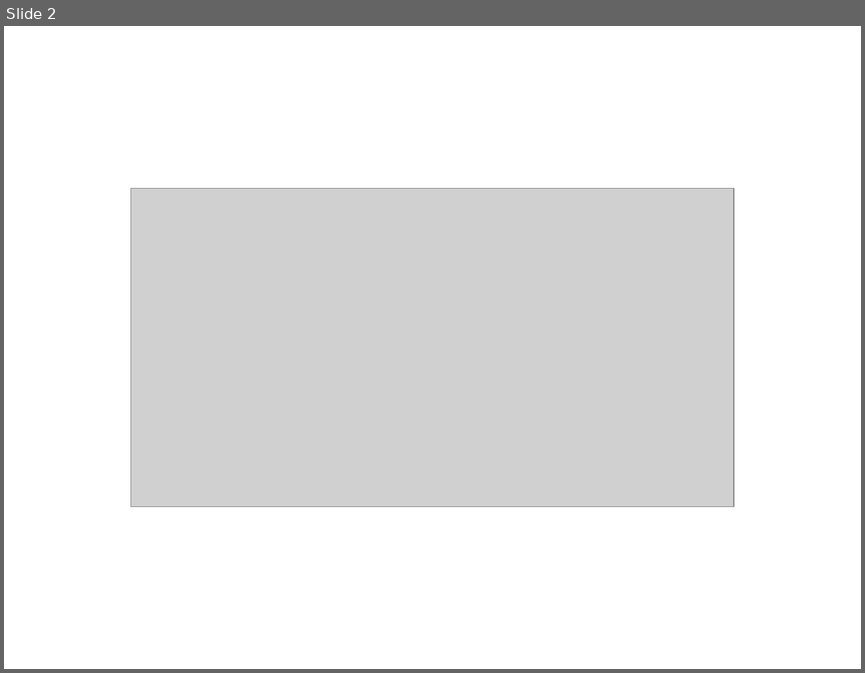
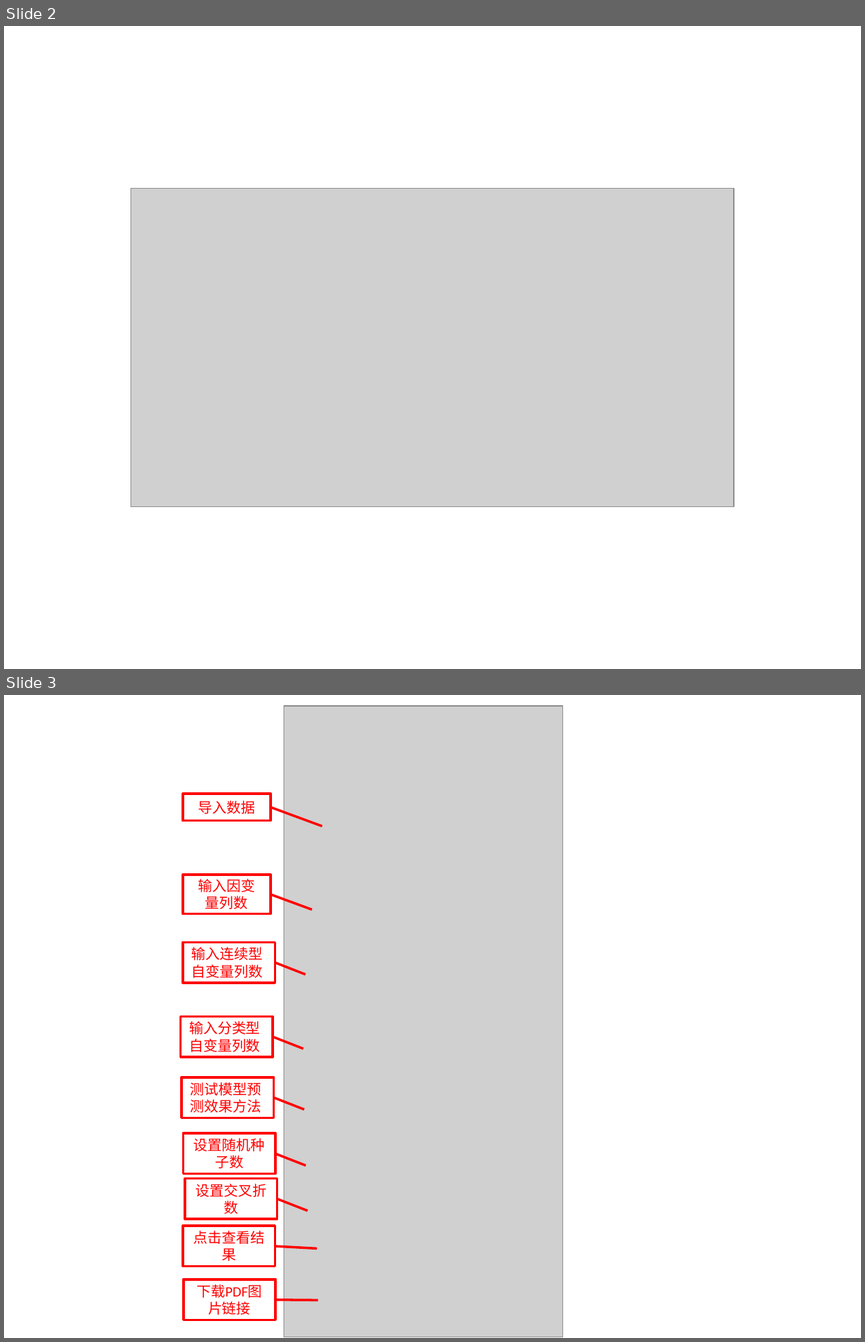
Before and after one commit to YanqiangLu1/luyanqiang3, a slide deck: image/Logistic/界面.pptx. Shown one above the other, each under a label of ours: slide 2 before the commit, slides 2 and 3 after it. The pictures are 865x673 and 865x1342 pixels, drawn with LibreOffice and Linux fonts; fonts in the diff are those of the drawing; grey boxes stand for pictures. Boxes give left, top, right and bottom in pixels: in the first picture for what was removed or moved away, otherwise in the second. Text is boxed around its words. In the diff, an @@ line names an element or a change of style, - is before the commit and + after.

```diff
--- a/image/Logistic/界面.pptx
+++ b/image/Logistic/界面.pptx
@@ slide 3 added at box(4, 695, 861, 1338), background #FFFFFF @@
@@ picture added at box(284, 706, 563, 1337) @@
@@ border callout added at box(183, 794, 271, 820), outline #FF0000 2 pt, 12 pt, text #FF0000 @@
+导入数据
@@ border callout added at box(183, 875, 271, 915), outline #FF0000 2 pt, 12 pt, text #FF0000 @@
+输入因变量列数
@@ border callout added at box(183, 942, 275, 982), outline #FF0000 2 pt, 12 pt, text #FF0000 @@
+输入连续型自变量列数
@@ border callout added at box(181, 1016, 273, 1057), outline #FF0000 2 pt, 12 pt, text #FF0000 @@
+输入分类型自变量列数
@@ border callout added at box(181, 1077, 274, 1117), outline #FF0000 2 pt, 12 pt, text #FF0000 @@
+测试模型预测效果方法
@@ border callout added at box(183, 1133, 275, 1173), outline #FF0000 2 pt, 12 pt, text #FF0000 @@
+设置随机种子数
@@ border callout added at box(185, 1178, 277, 1219), outline #FF0000 2 pt, 12 pt, text #FF0000 @@
+设置交叉折数
@@ border callout added at box(183, 1225, 275, 1266), outline #FF0000 2 pt, 12 pt, text #FF0000 @@
+点击查看结果
@@ border callout added at box(183, 1279, 275, 1320), outline #FF0000 2 pt, 12 pt, text #FF0000 @@
+下载PDF图片链接
```
Also in this commit, not shown: 29 other files.
